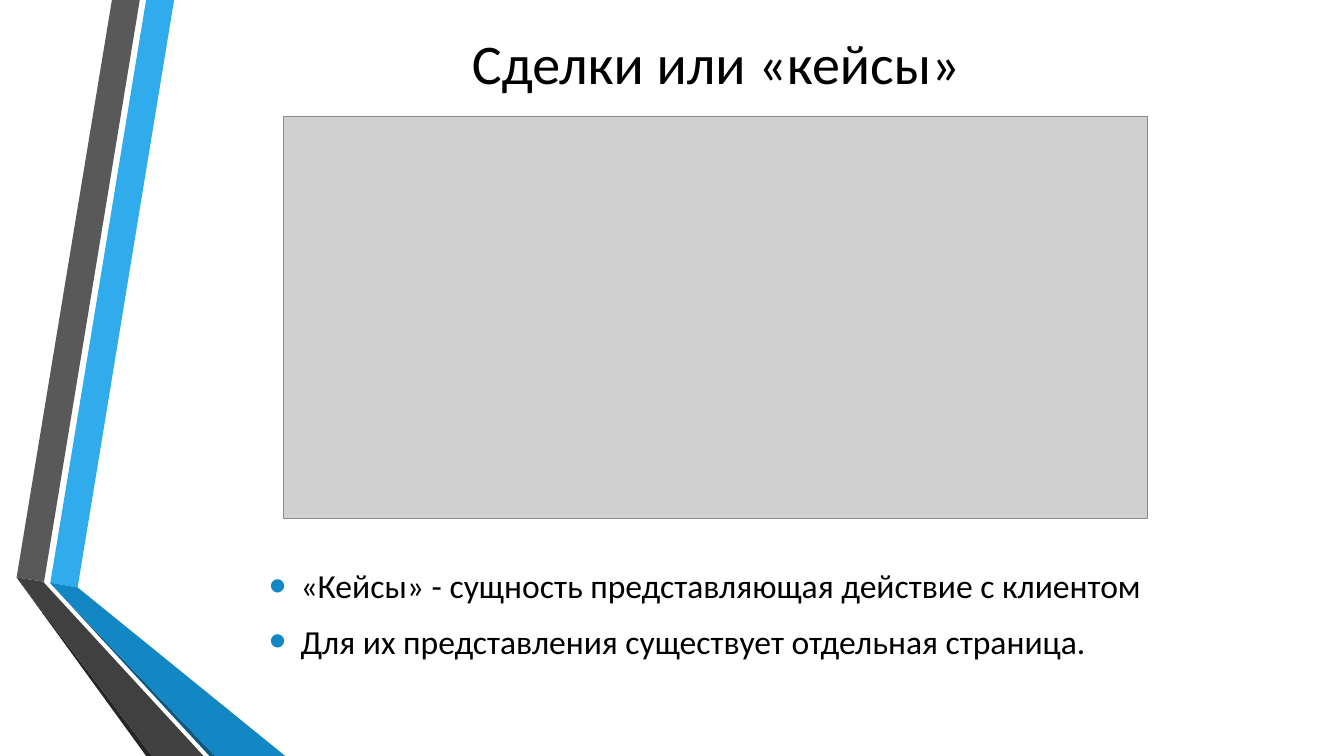
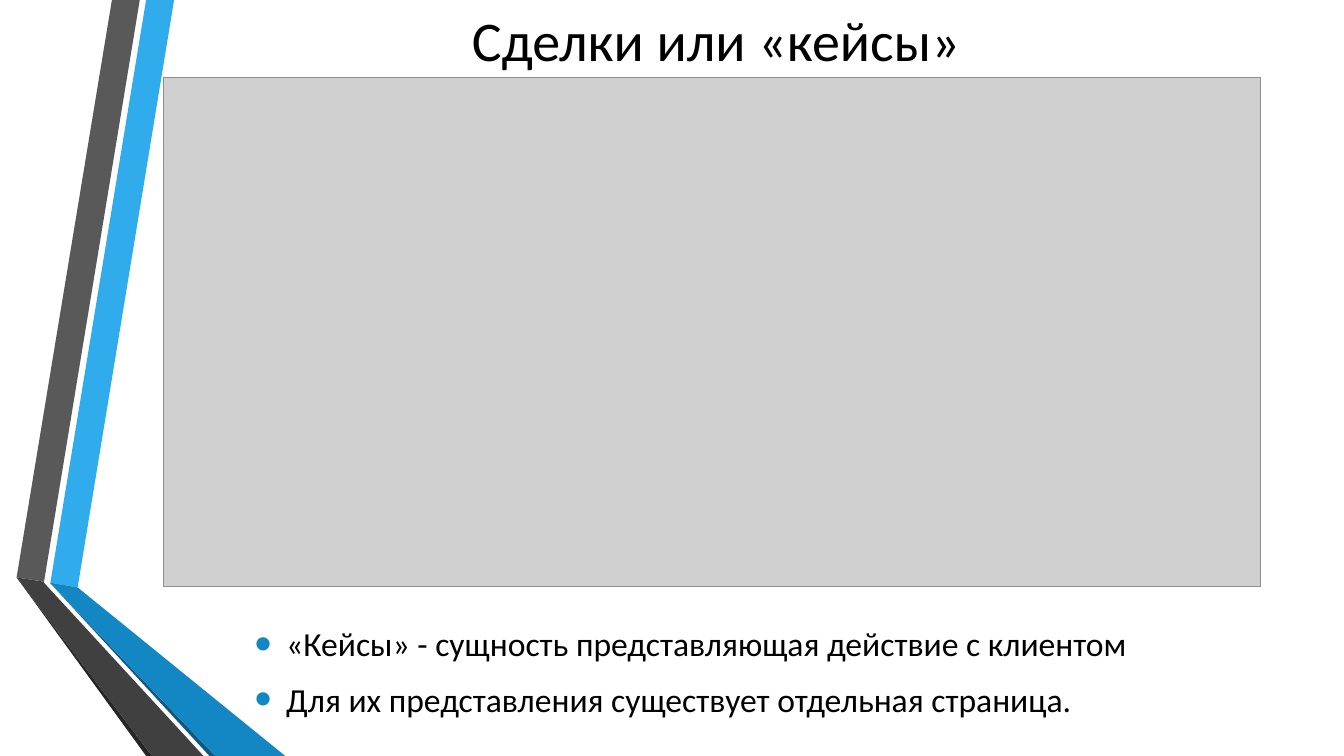
Before and after one commit to Yaroher2442/diplom-dev, a slide deck: slide 11 of diplom_preza.pptx. Drawn at 1344x756 pixels with LibreOffice and Linux fonts; fonts in the diff are those of the drawing; grey boxes stand for pictures; background and template pictures are left out. Boxes give left, top, right and bottom in pixels: in the first picture for what was removed or moved away, otherwise in the second. Text is boxed around its words. In the diff, an @@ line names an element or a change of style, - is before the commit and + after.

```diff
--- a/diplom_preza.pptx
+++ b/diplom_preza.pptx
@@ title "Сделки или «кейсы»": place and size @@
-title "Сделки или «кейсы»" at (472, 46, 960, 94)
+title "Сделки или «кейсы»" at (472, 23, 960, 71)
@@ picture: place and size @@
-picture at (284, 116, 1148, 518)
+picture at (163, 78, 1261, 586)
@@ text "«Кейсы» - сущность представляющая действие ...": place and size @@
-text "«Кейсы» - сущность представляющая действие ..." at (301, 575, 1141, 660)
+text "«Кейсы» - сущность представляющая действие ..." at (286, 633, 1127, 718)
```
Also in this commit, not shown: 9 other slides changed, 1 slide removed, 1 other file.
